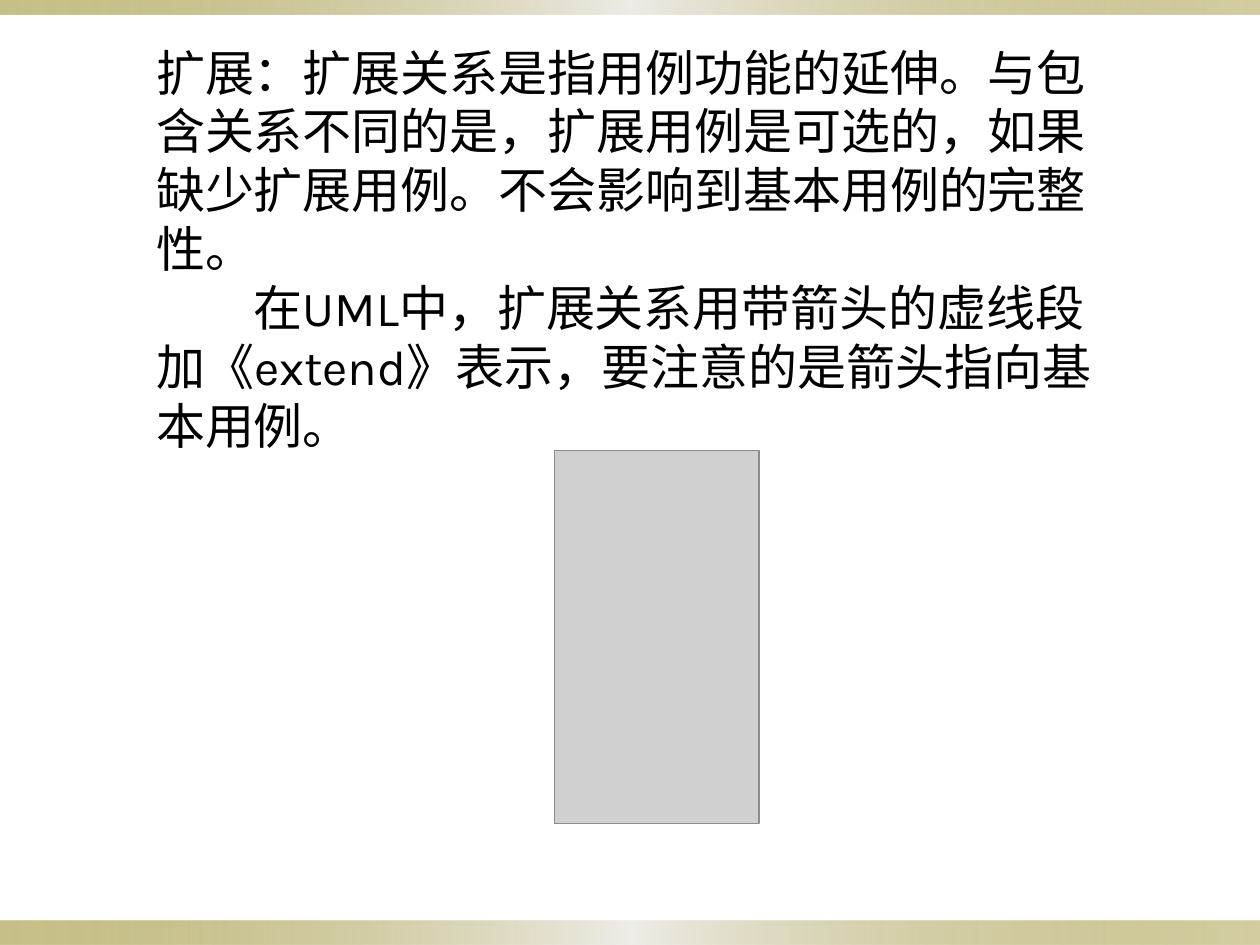
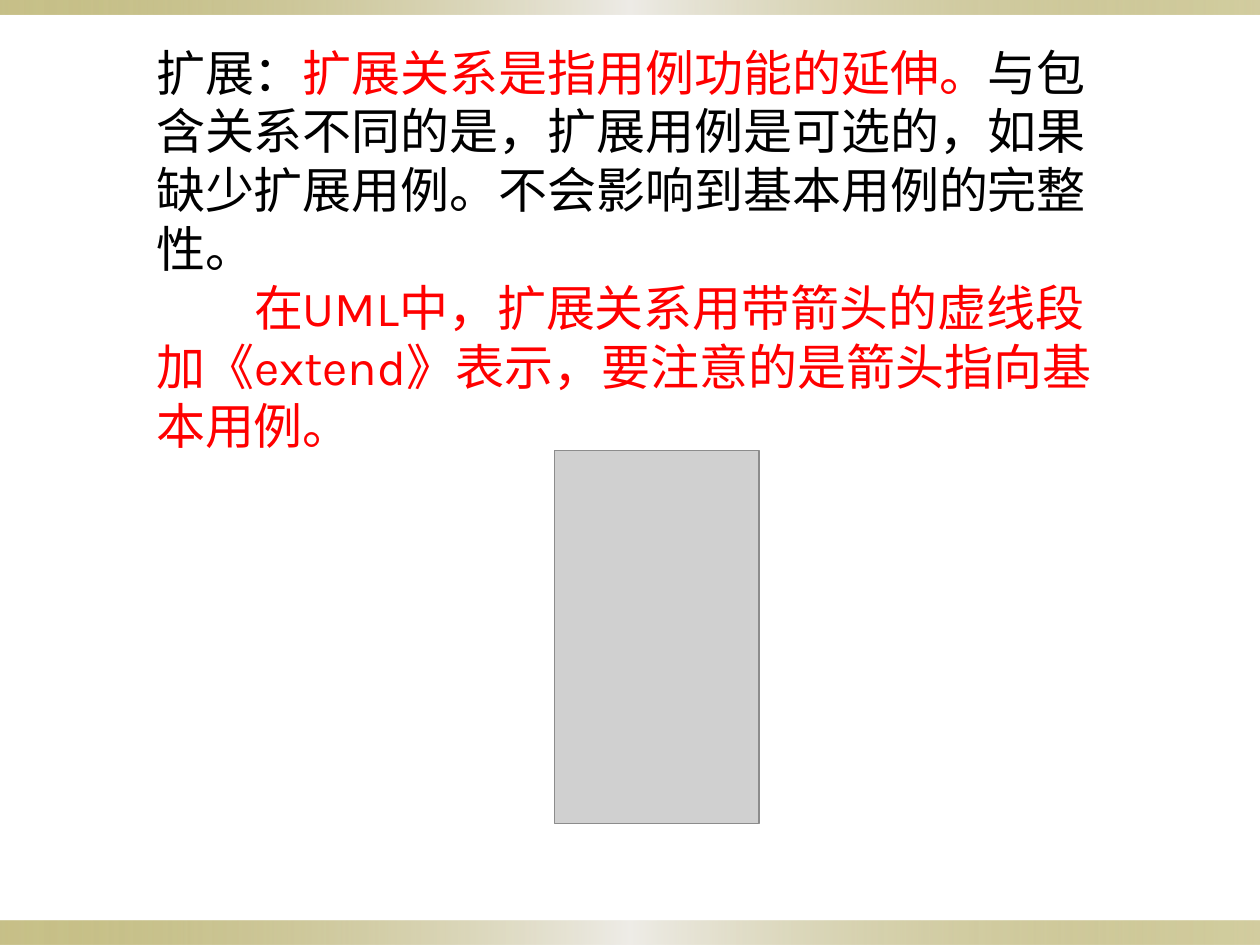
Before and after one commit to rjgcG7/SRS, a slide deck: slide 10 of website/受控文件/uml课程ppt/UML基础I.pptx. Drawn at 1260x945 pixels with LibreOffice and Linux fonts; fonts in the diff are those of the drawing; grey boxes stand for pictures; background and template pictures are left out. Boxes give left, top, right and bottom in pixels: in the first picture for what was removed or moved away, otherwise in the second. Text is boxed around its words. In the diff, an @@ line names an element or a change of style, - is before the commit and + after.

```diff
--- a/website/受控文件/uml课程ppt/UML基础I.pptx
+++ b/website/受控文件/uml课程ppt/UML基础I.pptx
@@ text "扩展：扩展关系是指用例功能的延伸。与包含关系不同的是，扩展用例是可选的，如果缺少扩展用例。不会影响到基本用例的完整性。" at (156, 49, 1091, 448): text colour #000000 to #FF0000 in "扩展：扩展关系是指用例功能的延伸。与包含关系不同的是，扩展用例是可选的，如果缺少扩展用例。不会影响到基本用例的完整性。", "在UML中，扩展关系用带箭头的虚线段加《extend》表示，要注意的是箭头指向基本用例。" @@
```
Also in this commit, not shown: 11 other slides changed, 14 other files.
